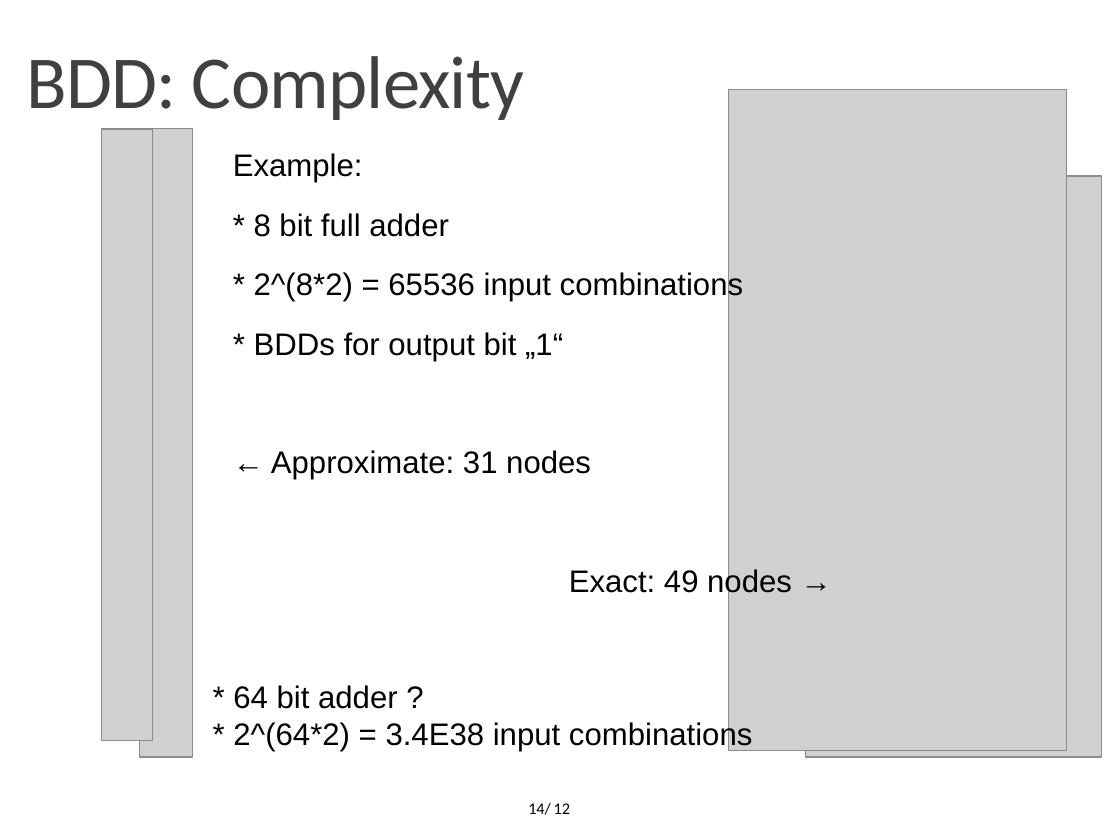
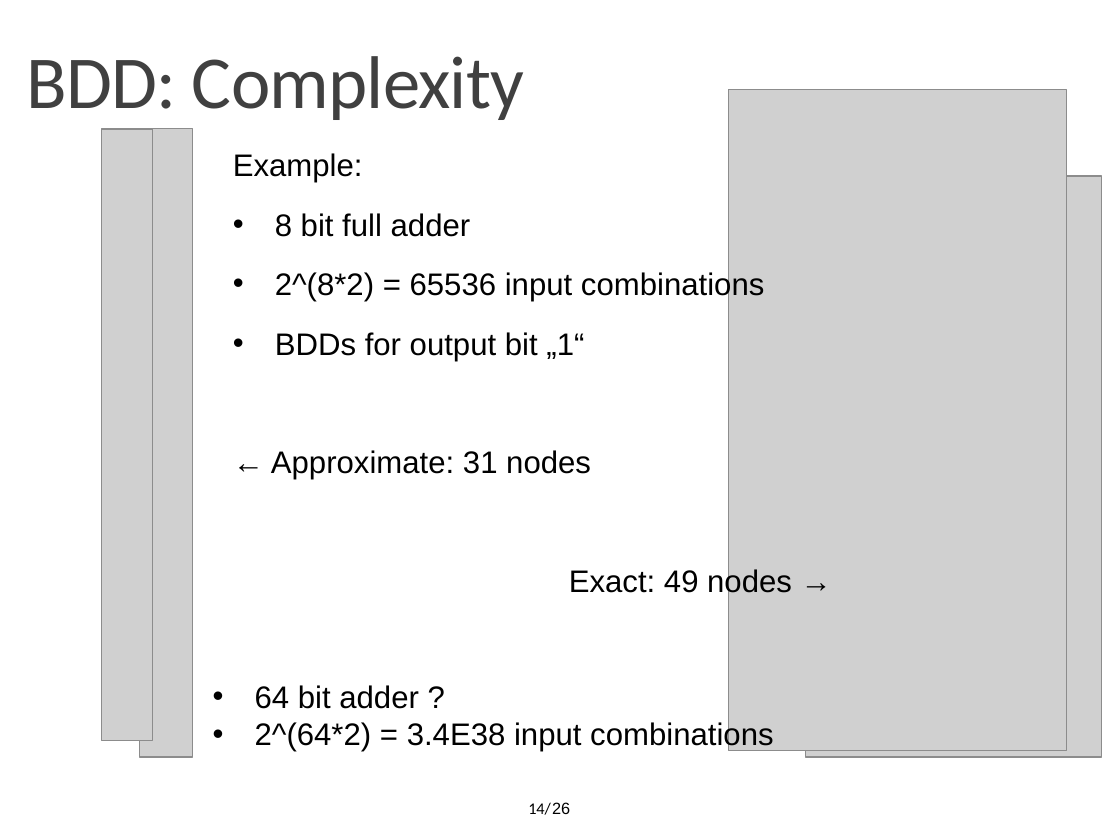
Before and after one commit to OrionLightning/Approximate-Circuit, a slide deck: slide 14 of Presentation Slides/Second Midterm (11-01-2022)/Midterm 11-01-2022.pptx. Drawn at 1120x840 pixels with LibreOffice and Linux fonts; fonts in the diff are those of the drawing; grey boxes stand for pictures; background and template pictures are left out. Boxes give left, top, right and bottom in pixels: in the first picture for what was removed or moved away, otherwise in the second. Text is boxed around its words. In the diff, an @@ line names an element or a change of style, - is before the commit and + after.

```diff
--- a/Presentation Slides/Second Midterm (11-01-2022)/Midterm 11-01-2022.pptx
+++ b/Presentation Slides/Second Midterm (11-01-2022)/Midterm 11-01-2022.pptx
@@ text at [275, 213, 764, 361]: text changed @@
-* 8 bit full adder
-* 2^(8*2) = 65536 input combinations
-* BDDs for output bit „1“
+• 8 bit full adder
+• 2^(8*2) = 65536 input combinations
+• BDDs for output bit „1“
@@ text at [255, 685, 773, 752]: text changed @@
-* 64 bit adder ?
-* 2^(64*2) = 3.4E38 input combinations
+• 64 bit adder ?
+• 2^(64*2) = 3.4E38 input combinations
@@ text at [552, 802, 570, 814]: text changed; font Calibri to Arial @@
-12
+26
```
Also in this commit, not shown: 24 other slides changed, 1 other file.
